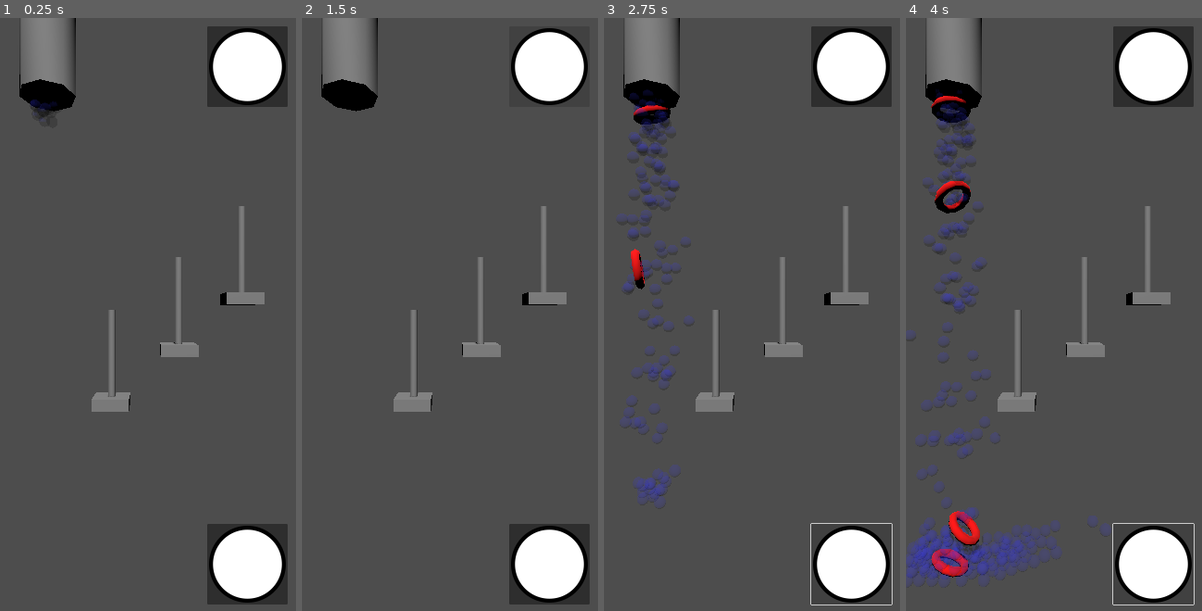
Above: before the commit, frames 1-4 (left to right).
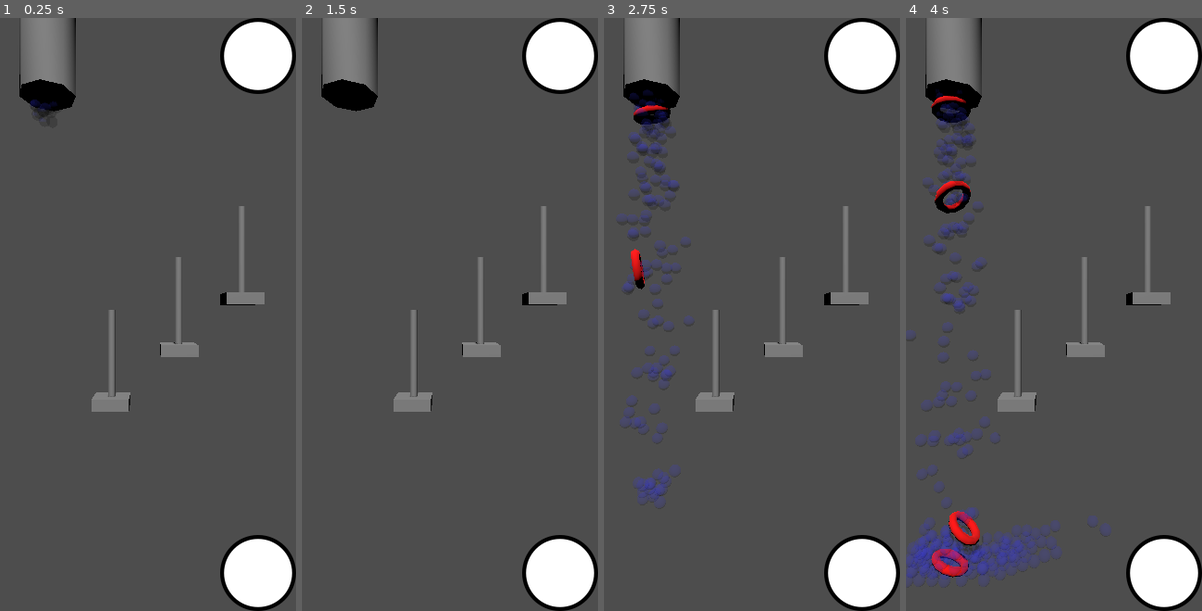
Above: after the commit, the same moments.

Repository: belovachap/Ring-Toss-Water-Game
Game: Godot game, scene res://ring_toss_water_game.tscn
Same seed, same stepped clock (60 frames per second), same inputs: the game is played once before the commit and once after it.
Inputs (mouse positions are in pixels of both pictures, inside the frame that each line leads up to; where the layout moved, square brackets give the same spot in the first picture):
- Up to frame 1 (0.25 s): no input
- Up to frame 2 (1.5 s): click (559, 575) [550, 563] at 0.5 s; click (559, 53) [550, 65] at 1.25 s
- Up to frame 3 (2.75 s): click (861, 575) [852, 563] at 2 s
- Up to frame 4 (4 s): click (1163, 575) [1154, 563] at 2.75 s

The runs differ from the first frame. In frame 1, 4.8% of the frame differs, in the area x 70-100%, y 0-100%; in frame 2, 4.1%; in frame 3, 4.2%; in frame 4, 4.2%.

Commit message:
Trying to figure out how to make the buttons appear bigger on iphone.

Diff:
--- a/ring_toss_water_game.tscn
+++ b/ring_toss_water_game.tscn
@@ -45,34 +45,28 @@
 grow_horizontal = 2
 grow_vertical = 2
 
-[node name="PumpButton" type="Button" parent="Camera3D/Control"]
+[node name="PumpButton" type="TextureButton" parent="Camera3D/Control"]
 layout_mode = 1
 anchors_preset = 3
 anchor_left = 1.0
 anchor_top = 1.0
 anchor_right = 1.0
 anchor_bottom = 1.0
-offset_left = -96.0
-offset_top = -94.0
-offset_right = 78.0
-offset_bottom = 80.0
+offset_left = -82.0
+offset_top = -82.0
 grow_horizontal = 0
 grow_vertical = 0
-scale = Vector2(0.5, 0.5)
-icon = ExtResource("2_pcka7")
+texture_normal = ExtResource("2_pcka7")
 
-[node name="ResetButton" type="Button" parent="Camera3D/Control"]
+[node name="ResetButton" type="TextureButton" parent="Camera3D/Control"]
 layout_mode = 1
 anchors_preset = 1
 anchor_left = 1.0
 anchor_right = 1.0
-offset_left = -96.0
-offset_top = 9.0
-offset_right = 78.0
-offset_bottom = 183.0
+offset_left = -82.0
+offset_bottom = 82.0
 grow_horizontal = 0
-scale = Vector2(0.5, 0.5)
-icon = ExtResource("2_pcka7")
+texture_normal = ExtResource("2_pcka7")
 
 [node name="GlassBox" type="Node3D" parent="."]
 
Binary file changed: button.png
Not shown, changed: button.png.import
Not shown: 1 places in ring_toss_water_game.tscn that only renumber resources
